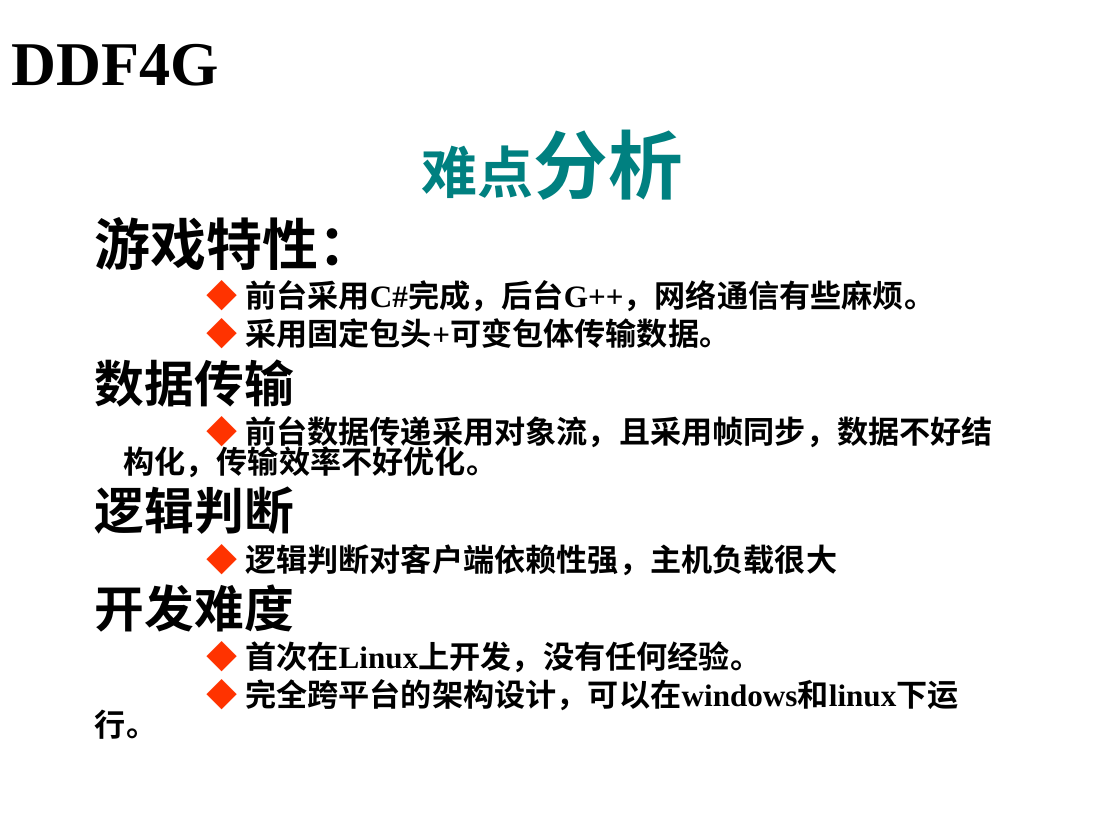
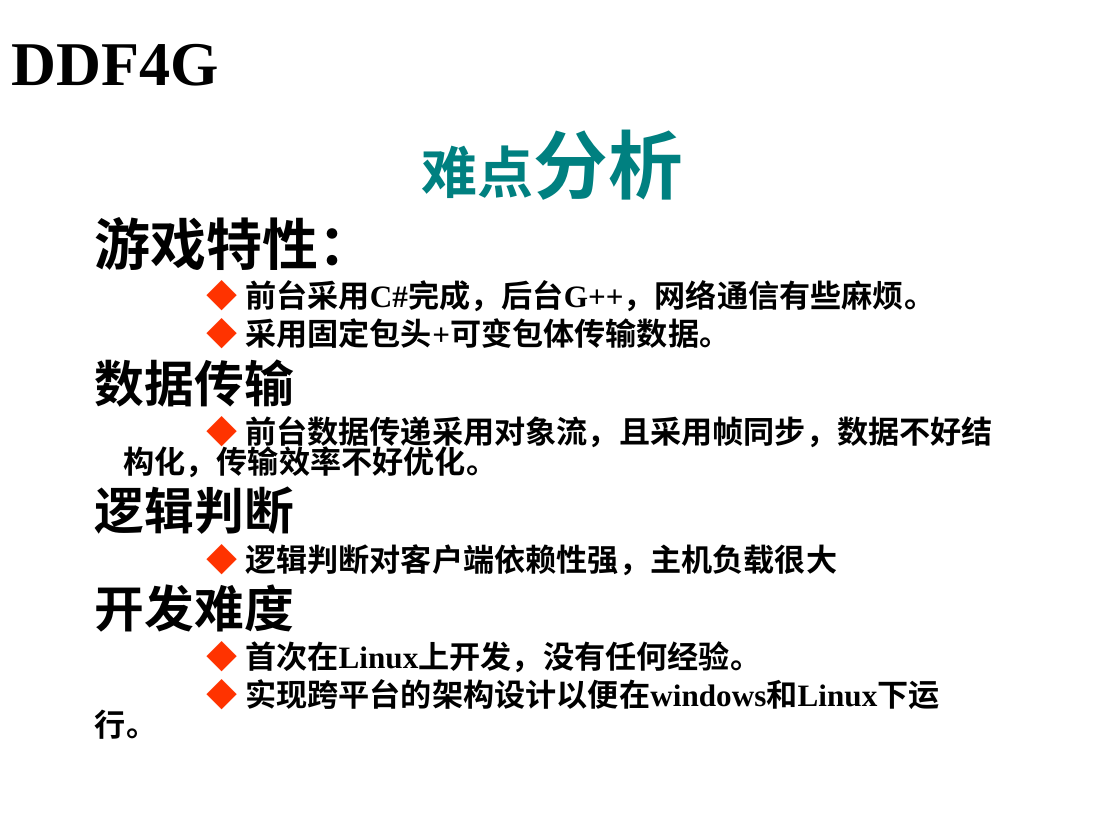
Before and after one commit to ingex0/smarttank, a slide deck: slide 4 of SmartProject/trunk/Alpha/服务器文档/GameServer架构.ppt. Drawn at 1120x840 pixels with LibreOffice and Linux fonts; fonts in the diff are those of the drawing; background and template pictures are left out. Boxes give left, top, right and bottom in pixels: in the first picture for what was removed or moved away, otherwise in the second. Text is boxed around its words. In the diff, an @@ line names an element or a change of style, - is before the commit and + after.

```diff
--- a/SmartProject/trunk/Alpha/服务器文档/GameServer架构.ppt
+++ b/SmartProject/trunk/Alpha/服务器文档/GameServer架构.ppt
@@ text at (245, 679, 939, 709): text changed @@
-◆ 完全跨平台的架构设计，可以在windows和linux下运行。
+◆ 实现跨平台的架构设计以便在windows和Linux下运行。
```
Also in this commit, not shown: 5 other slides changed.
